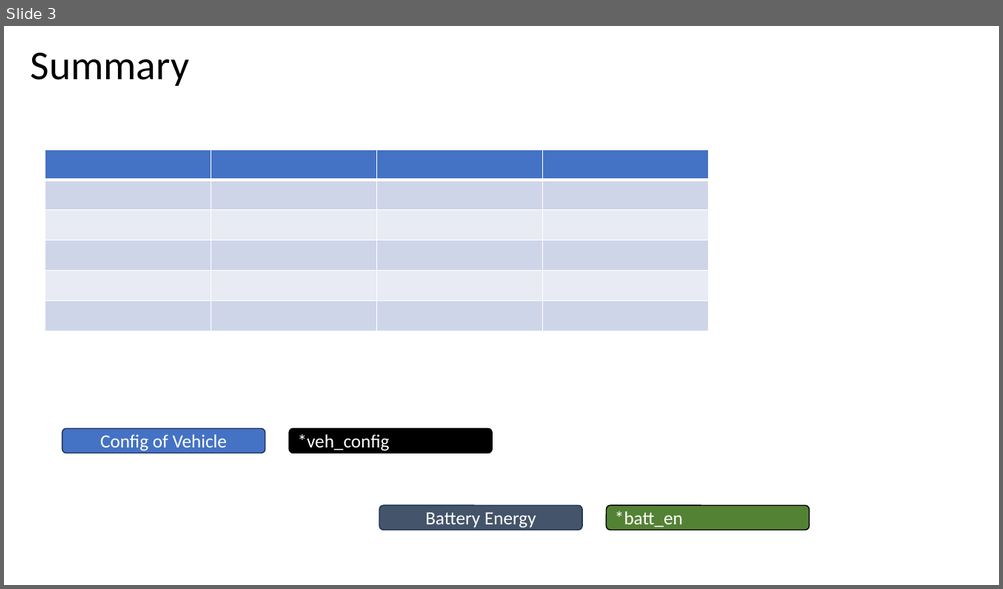
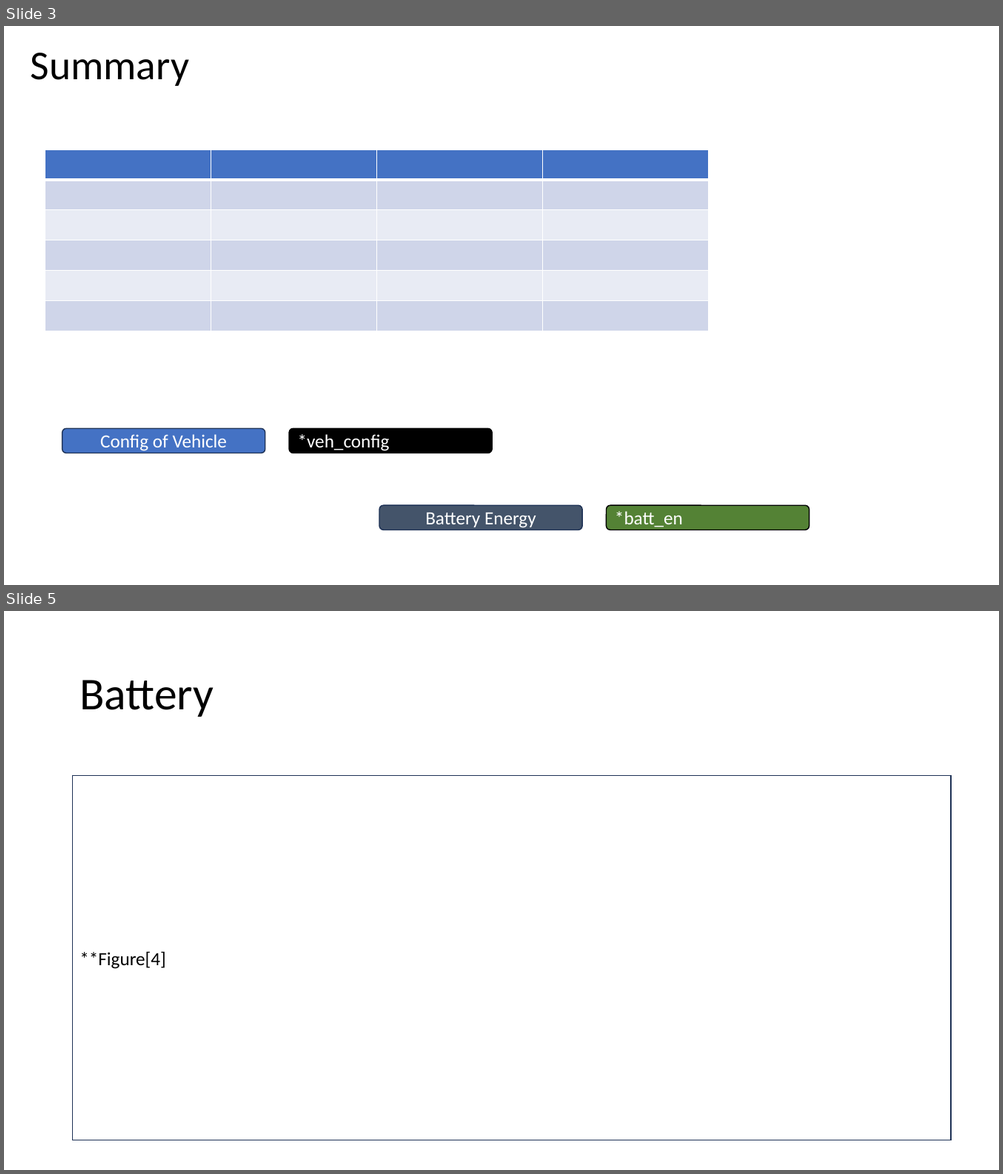
Before and after one commit to hvpn25-Coder/eBus_Tool, a slide deck: eBus_Functions/Post_Processing/Report_Templates/Single_Sim_Report_Templates/eBus_Sim_Battery.pptx. Shown one above the other, each under a label of ours: slide 3 before the commit, slides 3 and 5 after it; the slides between them are not shown. The pictures are 1003x589 and 1003x1174 pixels, drawn with LibreOffice and Linux fonts; fonts in the diff are those of the drawing. Boxes give left, top, right and bottom in pixels: in the first picture for what was removed or moved away, otherwise in the second. Text is boxed around its words. In the diff, an @@ line names an element or a change of style, - is before the commit and + after.

```diff
--- a/eBus_Functions/Post_Processing/Report_Templates/Single_Sim_Report_Templates/eBus_Sim_Battery.pptx
+++ b/eBus_Functions/Post_Processing/Report_Templates/Single_Sim_Report_Templates/eBus_Sim_Battery.pptx
@@ slide 5 added at [4, 611, 999, 1170], background #FFFFFF @@
@@ title added at [79, 680, 213, 717], 44 pt, text #000000 @@
+Battery
@@ rectangle added at [73, 775, 950, 1141], fill #FFFFFF, outline #1E3256 1 pt, 18 pt, text #000000 @@
+**Figure[4]
```
Also in this commit, not shown: 3 other slides added, 7 slides removed, 2 other files.
